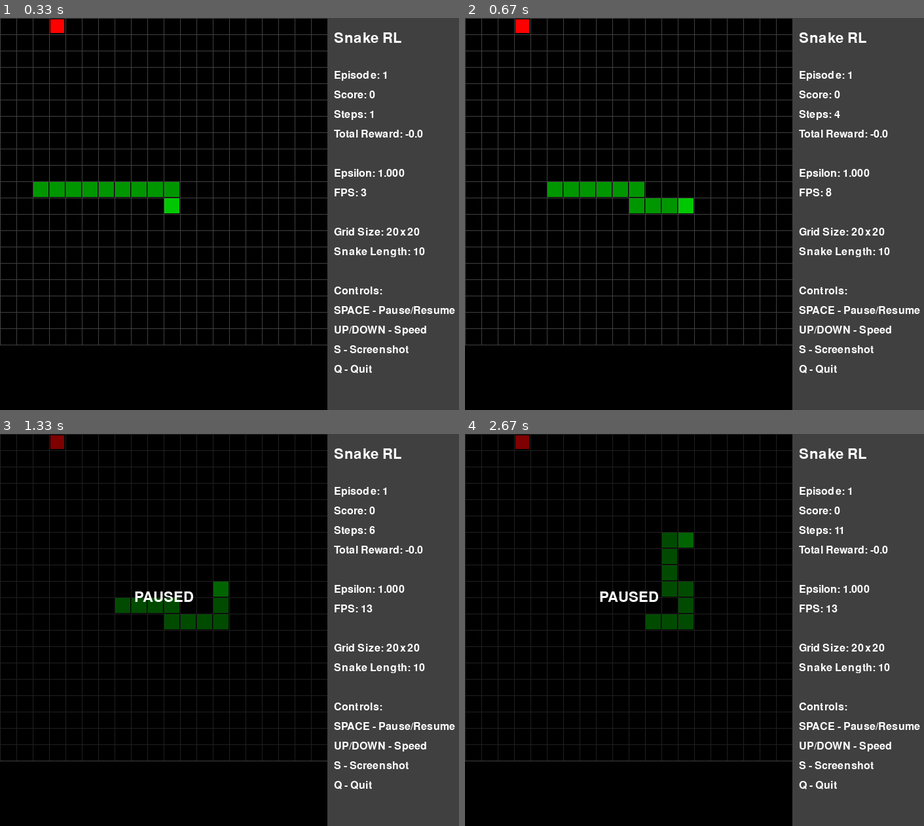
Above: before the commit, frames 1-4 (two rows, left to right).
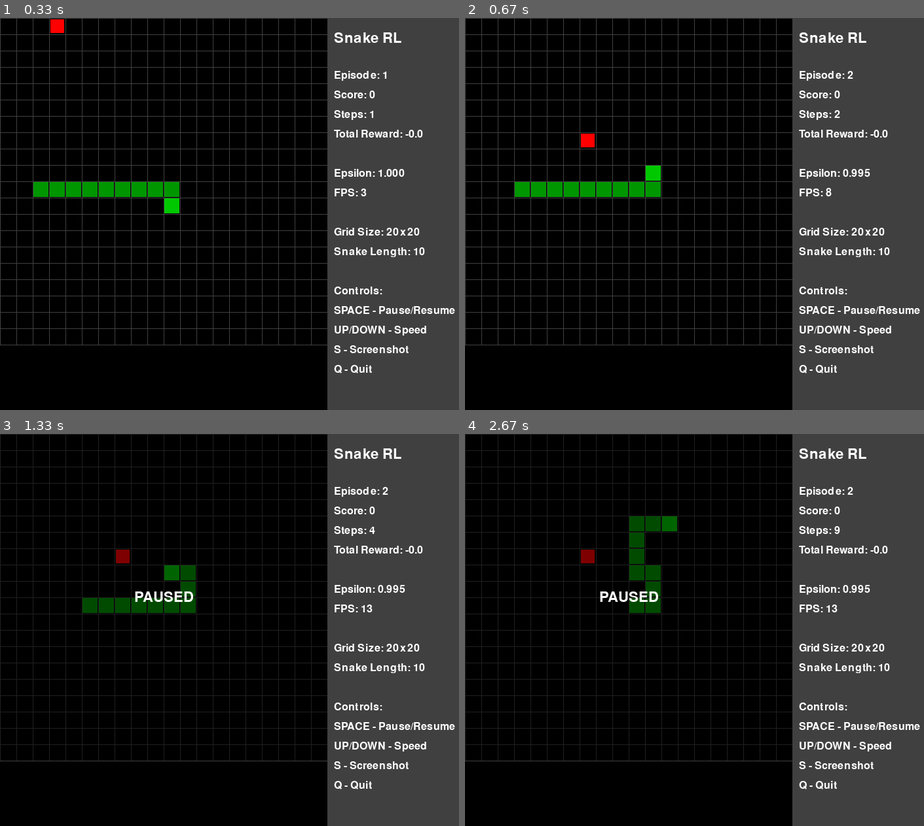
Above: after the commit, the same moments.

Repository: krupkaf/AI-Agents-exercise10
Game: pygame game, started from demo/visualization.py
Same seed, same stepped clock (60 frames per second), same inputs: the game is played once before the commit and once after it.
Inputs:
- Up to frame 1 (0.33 s): no input
- Up to frame 2 (0.67 s): hold Esc from 0.33 s (still down); hold Up from 0.33 s (still down)
- Up to frame 3 (1.33 s): release Esc at 0.8 s; release Up at 0.8 s; hold Up 0.83-1.3 s; tap Space at 0.9 s; tap S at 0.98 s
- Up to frame 4 (2.67 s): hold Down 1.33-1.63 s; tap Space at 1.4, 1.73, 2.13, 2.53 s; hold Up 1.67-2.03 s; hold Down 2.07-2.43 s; tap S at 2.22 s; hold Up from 2.47 s (still down)

Frame 1 is identical in both runs. In frame 2, 1.3% of the frame differs, in the area x 10-89%, y 0-50%; in frame 3, 1.8%; in frame 4, 2.8%.

Commit message:
Add interactive episode skip functionality for stuck episode handling
Implement ESC key functionality to allow users to manually skip stuck or
problematic episodes during training and demo visualization. This feature
enables efficient testing and prevents time waste on non-productive episodes.

Diff:
--- a/demo/visualization.py
+++ b/demo/visualization.py
@@ -36,6 +36,7 @@
     print("  SPACE - Pause/Resume")
     print("  UP/DOWN - Adjust speed")
     print("  S - Screenshot")
+    print("  ESC - Skip current episode")
     print("  Q - Quit")
 
     running = True
@@ -45,7 +46,24 @@
         # Handle PyGame events
         running = renderer.handle_events()
 
-        if not renderer.is_paused() and game_running:
+        # Check for episode skip request
+        if renderer.is_episode_skip_requested():
+            print(f"Episode {episode} skipped by user - Score: {game.get_score()}, "
+                  f"Steps: {steps}, Reward: {total_reward:.1f}")
+
+            # Reset for next episode (same as natural completion)
+            episode += 1
+            epsilon = max(0.01, epsilon * 0.995)  # Decay epsilon
+            total_reward = 0.0
+            steps = 0
+            game.reset()
+            renderer.reset_episode_skip()  # Clear the skip flag
+
+            # Stop after configured number of episodes
+            if episode > MAX_EPISODES:
+                game_running = False
+
+        elif not renderer.is_paused() and game_running:
             # Random action for testing
             action = random.choice([0, 1, 2, 3])  # UP, RIGHT, DOWN, LEFT
             state, reward, done, info = game.step(action)
--- a/src/training/trainer.py
+++ b/src/training/trainer.py
@@ -242,6 +242,12 @@
                 if not self.renderer.handle_events():
                     print("Quit requested by user")
                     quit_requested = True
+                    break
+
+                # Check for episode skip request
+                if self.renderer.is_episode_skip_requested():
+                    print("Episode skip requested by user")
+                    self.renderer.reset_episode_skip()
                     break
 
                 # Handle pause state
--- a/src/visualization/pygame_renderer.py
+++ b/src/visualization/pygame_renderer.py
@@ -40,6 +40,7 @@
 
         self.paused = False
         self.fps = 10
+        self.skip_episode = False  # Flag for episode skip request
 
     def render(self, game: SnakeGame, episode: int = 0, epsilon: float = 0.0,
                total_reward: float = 0.0, steps: int = 0) -> None:
@@ -191,6 +192,8 @@
                     self.fps = max(1, self.fps - 5)
                 elif event.key == pygame.K_s:
                     self._save_screenshot()
+                elif event.key == pygame.K_ESCAPE:
+                    self.skip_episode = True
 
         return True
 
@@ -212,6 +215,14 @@
         """Check if renderer is paused."""
         return self.paused
 
+    def is_episode_skip_requested(self) -> bool:
+        """Check if episode skip was requested."""
+        return self.skip_episode
+
+    def reset_episode_skip(self) -> None:
+        """Reset episode skip flag."""
+        self.skip_episode = False
+
     def close(self) -> None:
         """Close the renderer and clean up resources."""
         pygame.quit()
Not shown, changed: README.md
Not shown, changed: CLAUDE.md
